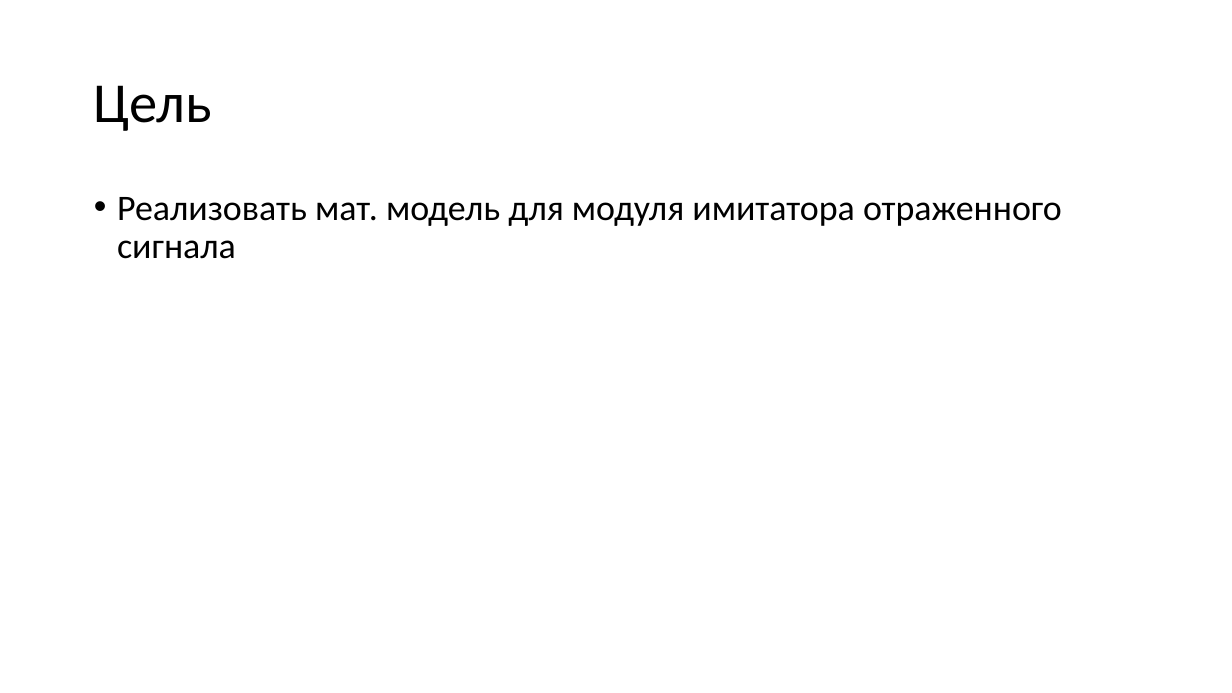
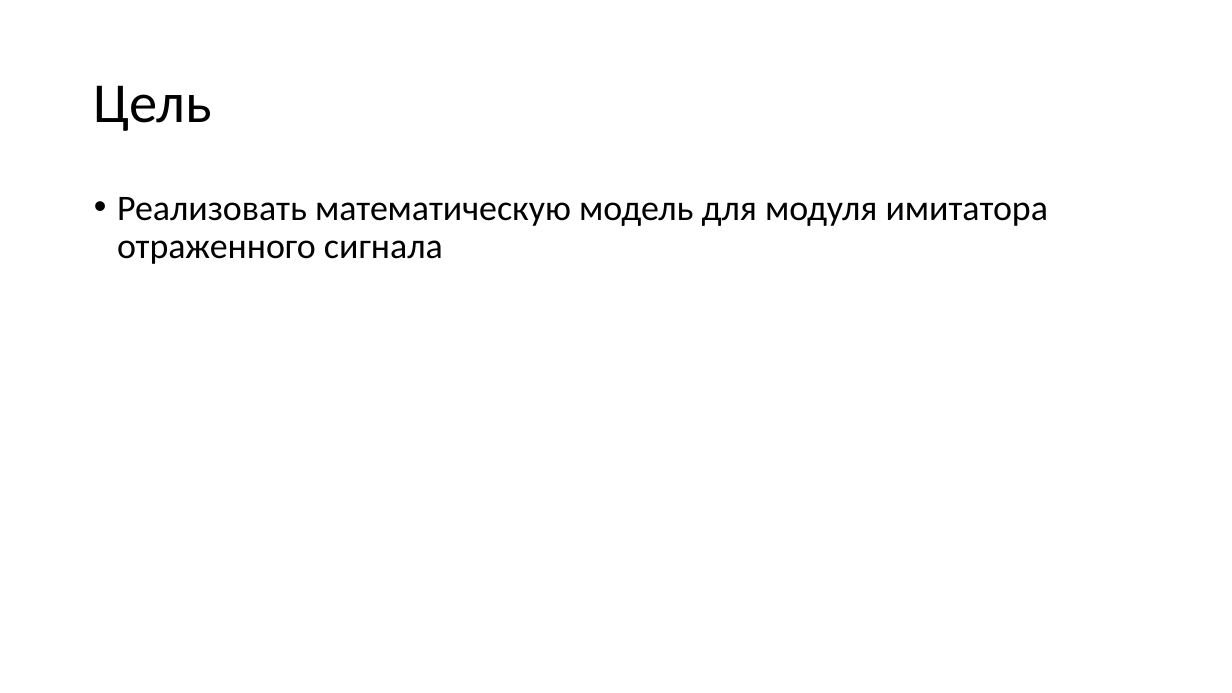
Before and after one commit to Lynech/the-reflected-signal-simulator, a slide deck: slide 4 of presentation.pptx (slide 3 before the commit). Drawn at 1232x693 pixels with LibreOffice and Linux fonts; fonts in the diff are those of the drawing. Boxes give left, top, right and bottom in pixels: in the first picture for what was removed or moved away, otherwise in the second. Text is boxed around its words. In the diff, an @@ line names an element or a change of style, - is before the commit and + after.

```diff
--- a/presentation.pptx
+++ b/presentation.pptx
@@ text at bbox=[117, 197, 1049, 264]: text changed @@
-• Реализовать мат. модель для модуля имитатора отраженного сигнала
+• Реализовать математическую модель для модуля имитатора отраженного сигнала
```
Also in this commit, not shown: 6 other slides changed, 8 slides added, 1 slide removed, 1 other file.
